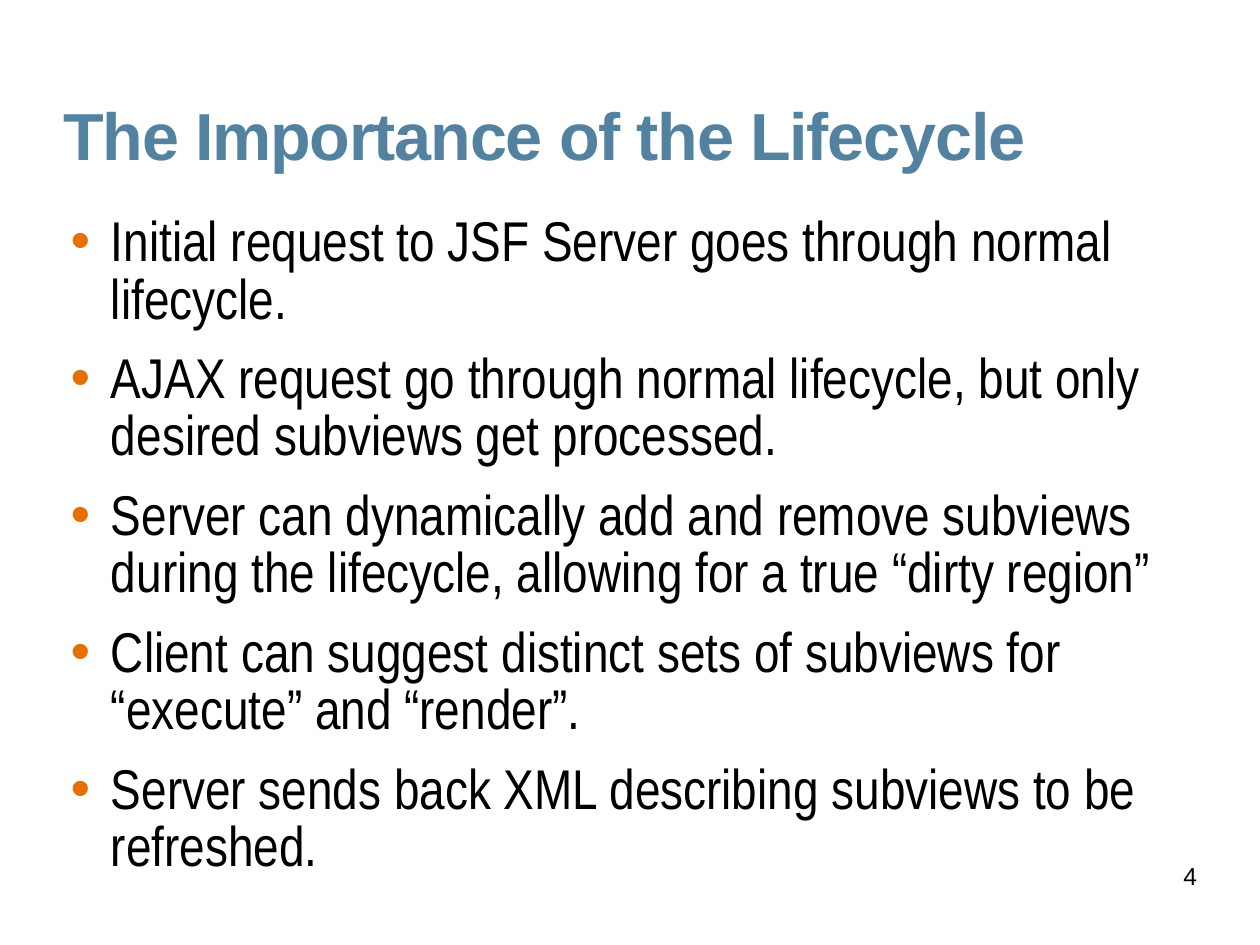
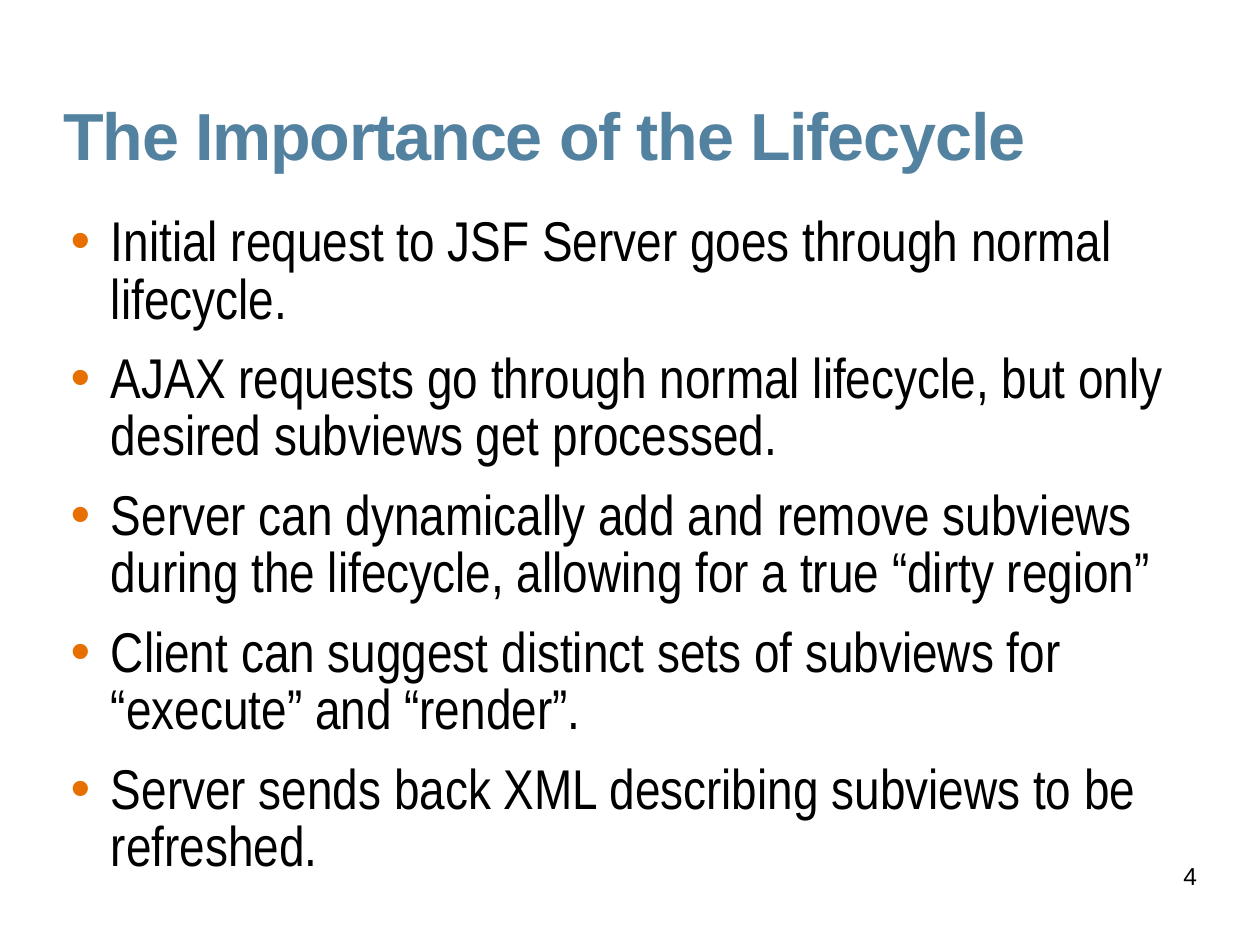
Before and after one commit to javaee/javaserverfaces-extensions, a slide deck: slide 4 of www/slides/dynafaces-advanced.odp. Drawn at 1260x945 pixels with LibreOffice and Linux fonts; fonts in the diff are those of the drawing; background and template pictures are left out. Boxes give left, top, right and bottom in pixels: in the first picture for what was removed or moved away, otherwise in the second. Text is boxed around its words. In the diff, an @@ line names an element or a change of style, - is before the commit and + after.

```diff
--- a/www/slides/dynafaces-advanced.odp
+++ b/www/slides/dynafaces-advanced.odp
@@ text at (111, 357, 1162, 465): text changed @@
-• AJAX request go through normal lifecycle, but only desired subviews get processed.
+• AJAX requests go through normal lifecycle, but only desired subviews get processed.
```
Also in this commit, not shown: 2 other slides changed, 3 slides added, 6 slides removed, 5 other files.
